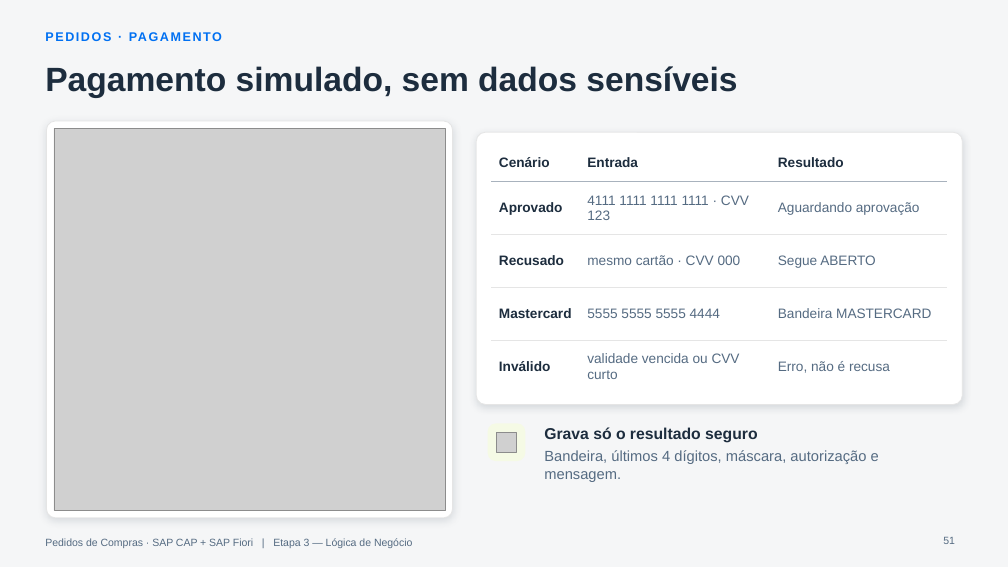
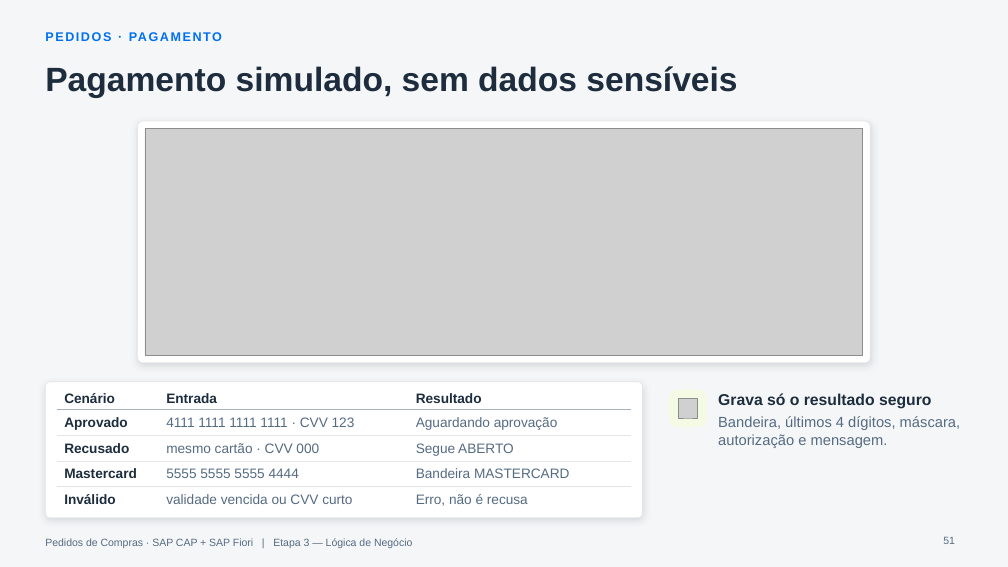
Before and after one commit to AdrianoBispo/sap-cap-nodejs-pedidos-de-compras-app, a slide deck: slide 51 of docs/apresentacoes/03-logica-de-negocio.pptx. Drawn at 1008x567 pixels with LibreOffice and Linux fonts; fonts in the diff are those of the drawing; grey boxes stand for pictures. Boxes give left, top, right and bottom in pixels: in the first picture for what was removed or moved away, otherwise in the second. Text is boxed around its words. In the diff, an @@ line names an element or a change of style, - is before the commit and + after.

```diff
--- a/docs/apresentacoes/03-logica-de-negocio.pptx
+++ b/docs/apresentacoes/03-logica-de-negocio.pptx
@@ rounded rectangle: place and size @@
-rounded rectangle at [46,121,452,518]
+rounded rectangle at [138,121,871,363]
@@ picture: place and size @@
-picture at [54,129,445,510]
+picture at [145,129,864,355]
@@ rounded rectangle: place and size @@
-rounded rectangle at [476,132,963,405]
+rounded rectangle at [45,382,643,518]
@@ table: place and size @@
-table at [492,144,948,383]
+table at [57,387,631,513]
@@ rounded rectangle: place and size @@
-rounded rectangle at [488,423,526,461]
+rounded rectangle at [669,389,707,427]
@@ text "Grava só o resultado seguro": place and size @@
-text "Grava só o resultado seguro" at [544,427,757,443]
+text "Grava só o resultado seguro" at [718,393,931,409]
@@ picture: place and size @@
-picture at [497,433,516,452]
+picture at [678,399,698,418]
@@ text "Bandeira, últimos 4 dígitos, máscara, ..." rewrapped from [544,450,879,482] to [718,416,961,448] @@
```
Also in this commit, not shown: 4 other slides changed, 2 other files.
